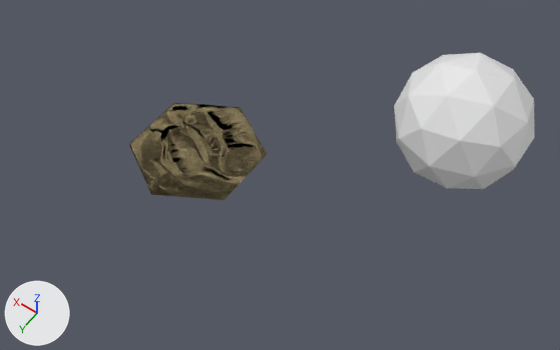
An edit to the Blender file ogre_resources/__design/village_basic.blend, drawn before and after from the same camera.
Rendered twice from a camera (50 mm lens) standing at (-2.53, 7.11, 8.68) and looking at (1.37, 1.65, 0.09). Every picture has the same lights, and +X, +Y and +Z are marked at lower left.

The older version as bpy lines, for what is in view:
```python
me_desert = bpy.data.meshes.new('desert')
me_desert.from_pydata(...)  # 289 vertices, 256 faces; spans x -0.88..0.88, y -1.01..1.01, z 0.0..0.14
me_desert.materials.append(mat_desertmaterial)
me_path815 = bpy.data.meshes.new('path815')
me_path815.from_pydata([(0.88, -0.51, 0.0), (0.0, -1.01, 0.0), (-0.88, -0.51, 0.0), (-0.88, 0.51, 0.0), (0.0, 1.01, 0.0), (0.88, 0.51, 0.0), (-0.88, 0.0, 0.0), (0.88, 0.0, 0.0), (0.0, 0.0, 0.0)], [], [(6, 3, 4, 8), (7, 8, 4, 5), (0, 1, 8, 7), (2, 6, 8, 1)])
me_village = bpy.data.meshes.new('village')
me_village.from_pydata(...)  # 68 vertices, 68 faces; spans x -0.99..0.99, y -0.58..0.58, z -0.05..1.4
me_village.materials.append(mat_village_material)  # white #fff0f0
ob_base_hex_path = bpy.data.objects.new('base_hex_path', me_path815)
ob_base_hex_path.location = (-0.057, 1.867, 0.009)
ob_base_hex_path.hide_set(True)
ob_desert = bpy.data.objects.new('desert', me_desert)
ob_desert.location = (2.654, 1.903, 0.009)
ob_village = bpy.data.objects.new('village', me_village)
ob_village.location = (0.0, 0.0, 0.0)
ob_village.hide_set(True)
# also in view: 'TestObject' at (-0.35, -0.43, 0.44)
```
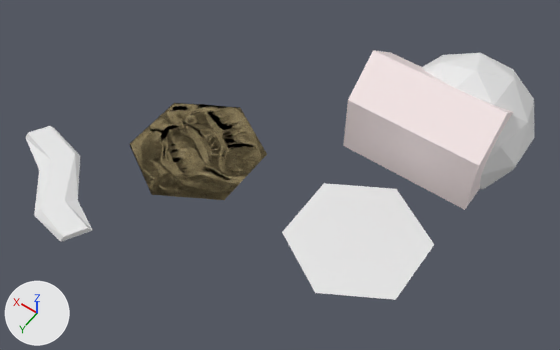
Changed parts and their boxes (x1, y1, x2, y2) in the pictures (560 x 350 px):
'village', shown
    after: (343, 50, 513, 210)
'base_hex_path', shown
    after: (282, 183, 434, 300)
'Plane', added
    after: (26, 126, 93, 242)
'TestObject', unchanged, covered by the edit
    before: (394, 53, 535, 189)
    after: (422, 53, 535, 189)

The change, as a list of edits to the scene's bpy script:
```text
Add me_plane:
    me_plane.from_pydata([(-1.0, -0.22, 0.0), (1.0, -0.22, 0.0), (-1.0, 0.22, 0.0), (1.0, 0.22, 0.0), (-0.43, -0.17, 0.0), (-0.43, 0.44, 0.0), (0.33, -0.42, 0.0), (0.32, 0.19, 0.0), (-1.0, -0.17, 0.09), (1.0, -0.17, 0.09), (-1.0, 0.17, 0.09), (1.0, 0.17, 0.09), (-0.43, 0.0, 0.09), (-0.43, 0.33, 0.09), (0.33, -0.36, 0.09), (0.33, -0.02, 0.09)], [], [(6, 7, 3, 1), (0, 2, 5, 4), (4, 5, 7, 6), (14, 9, 11, 15), (8, 12, 13, 10), (12, 14, 15, 13), (6, 1, 9, 14), (3, 7, 15, 11), (0, 4, 12, 8), (1, 3, 11, 9), (2, 0, 8, 10), (4, 6, 14, 12), (7, 5, 13, 15), (5, 2, 10, 13)])
Change ob_base_hex_path:
    remove ob_base_hex_path.hide_set(True)
Change ob_village:
    remove ob_village.hide_set(True)
Add ob_plane:
    ob_plane = bpy.data.objects.new('Plane', me_plane)
    ob_plane.location = (3.869, 3.517, 0.017)
    ob_plane.rotation_euler = (0.0, 0.0, -0.52)  # degrees (0, 0, -30)
```
